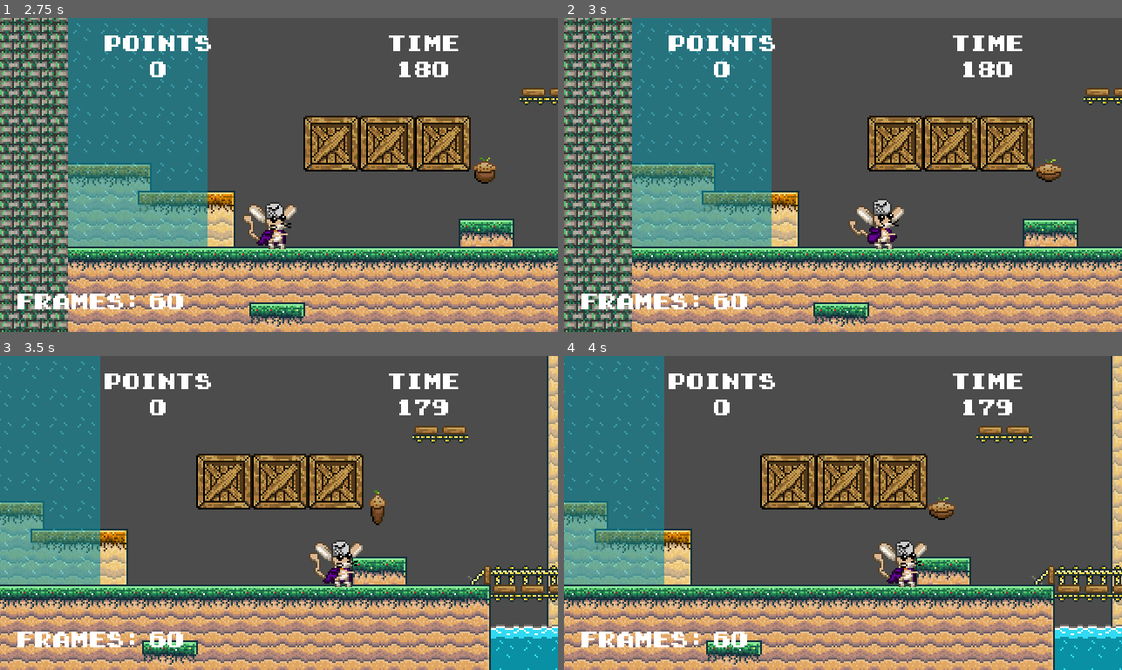
Above: before the commit, frames 1-4 (two rows, left to right).
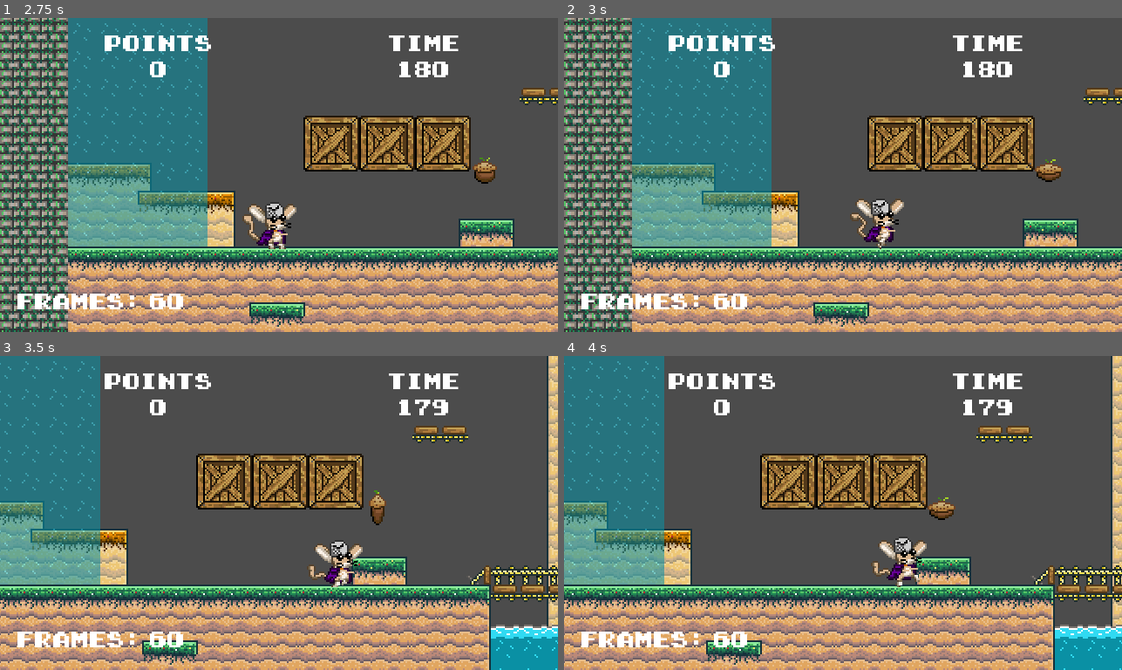
Above: after the commit, the same moments.

Repository: kmaxare/project-one
Game: Godot game, scene res://GUI/main_screen.tscn
Two runs of this game, one before a commit and one after it. Both use one fixed random seed, a clock stepped at 60 frames per second and the inputs below. The engine's default icon, where the game draws it, is replaced by a stand-in: a white triangle on a blue panel in a dark square.
Inputs:
- Up to frame 1 (2.75 s): click "Start" at 0.5 s; click "Start" at 1.25 s; click "Ok" at 2 s
- Up to frame 2 (3 s): hold Right (ui_right) from 2.78 s (still down)
- Up to frame 3 (3.5 s): keep holding Right (ui_right)
- Up to frame 4 (4 s): keep holding Right (ui_right)

Frame 1 is identical in both runs. In frame 2, 0.9% of the frame differs, in the area x 50-61%, y 57-74%; in frame 3, 0.5%; in frame 4, 0.9%.

Commit message:
se agrego la introduccion de nombre

Diff:
--- a/GUI/main_screen.tscn
+++ b/GUI/main_screen.tscn
@@ -109,6 +109,7 @@
 text = "Quit"
 
 [node name="name_panel" type="Panel" parent="."]
+visible = false
 margin_left = 55.0
 margin_top = 39.0
 margin_right = 270.0
--- a/characters/player/jerbo_player.gd
+++ b/characters/player/jerbo_player.gd
@@ -66,12 +66,15 @@
 		velocity.x = min(velocity.x + v_initial, v_stop)
 		#establece que mira ala derecha
 		look_r = true
+		state = "run"
 	elif Input.is_action_pressed("ui_left"):
 		velocity.x = max(velocity.x - v_initial, -v_stop)
 		#establece que mira ala izquierda
 		look_r = false
+		state = "run"
 	else:
 		velocity.x = 0
+		state = "idle"
 	if Input.is_action_just_pressed("ui_jump") and is_on_floor():
 		_jump()
 		first_jump = true
